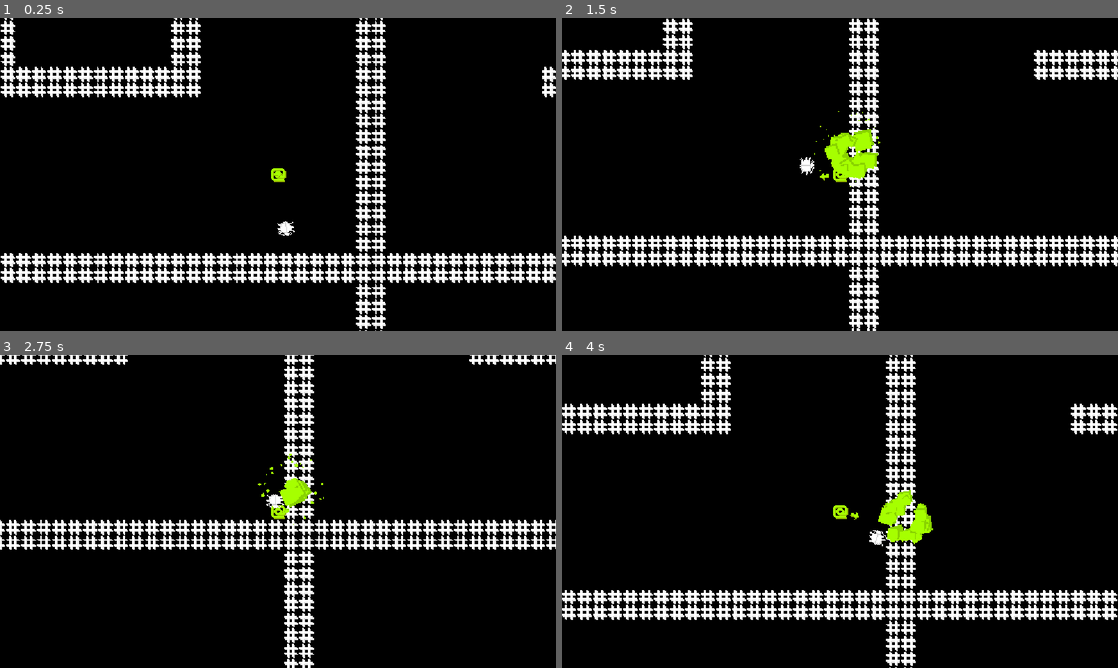
Above: before the commit, frames 1-4 (two rows, left to right).
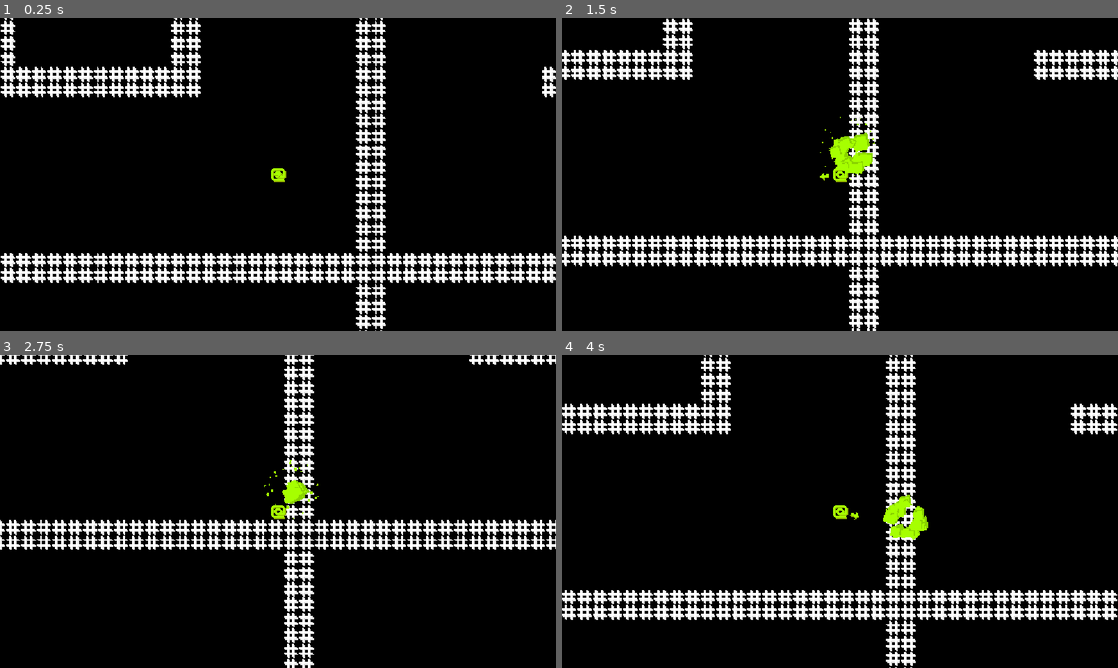
Above: after the commit, the same moments.

Repository: JLi69/codepatch
Game: Godot game, scene res://scenes/main.tscn
The game is run twice, just before and just after one commit, with the same random seed, the same clock (stepped at 60 frames per second) and the same inputs.
Inputs (mouse positions are in pixels of both pictures, inside the frame that each line leads up to):
- Up to frame 1 (0.25 s): no input
- Up to frame 2 (1.5 s): move the mouse to (962, 158) at 0.52 s; press the mouse at (962, 158) at 0.53 s; hold Right (right) 0.53-1.28 s; move the mouse to (728, 190) at 1.27 s; release the mouse at (728, 190) at 1.28 s; hold Down (down) from 1.28 s (still down); click (728, 190) at 1.35 s
- Up to frame 3 (2.75 s): move the mouse to (333, 442) at 2.02 s; release Down (down) at 2.03 s; press the mouse at (333, 442) at 2.03 s; hold Right (right) from 2.03 s (still down)
- Up to frame 4 (4 s): move the mouse to (812, 574) at 2.77 s; release Right (right) at 2.78 s; release the mouse at (812, 574) at 2.78 s; hold Up (up) 2.78-3.53 s; click (812, 574) at 2.85 s; move the mouse to (1006, 558) at 3.52 s; press the mouse at (1006, 558) at 3.53 s; hold Left (left) from 3.53 s (still down)

The runs differ from the first frame. In frame 1, less than 0.1% of the frame differs, in the area x 49-53%, y 64-70%; in frame 2, 0.6%, in the area x 42-58%, y 29-54%; in frame 3, 0.3%; in frame 4, 0.6%.

Commit message:
More work on enemies.

Diff:
--- a/scenes/enemies/bug.tscn
+++ b/scenes/enemies/bug.tscn
@@ -1,7 +1,10 @@
 [gd_scene format=3 uid="uid://dmtjl5wtign51"]
 
 [ext_resource type="Script" uid="uid://basdh5a7jm1i2" path="res://scripts/enemies/bug.gd" id="1_evhp6"]
+[ext_resource type="PackedScene" uid="uid://22l51veb71vf" path="res://scenes/explosion.tscn" id="2_0t6l1"]
 [ext_resource type="Texture2D" uid="uid://dso1088y6e4uq" path="res://assets/bug.png" id="2_1cphh"]
+[ext_resource type="PackedScene" uid="uid://dixpaau1h8236" path="res://scenes/enemies/enemy_bullet.tscn" id="2_t77sq"]
+[ext_resource type="PackedScene" uid="uid://bmvxbv854lfkj" path="res://scenes/enemies/healthbar.tscn" id="4_0t6l1"]
 
 [sub_resource type="AtlasTexture" id="AtlasTexture_sp1hu"]
 atlas = ExtResource("2_1cphh")
@@ -36,6 +39,8 @@
 collision_layer = 2
 collision_mask = 2
 script = ExtResource("1_evhp6")
+bullet_scene = ExtResource("2_t77sq")
+explosion_scene = ExtResource("2_0t6l1")
 
 [node name="AnimatedSprite2D" type="AnimatedSprite2D" parent="." unique_id=472215569]
 sprite_frames = SubResource("SpriteFrames_hr7jg")
@@ -51,4 +56,13 @@
 scale = Vector2(0.99999994, 0.99999994)
 shape = SubResource("RectangleShape2D_evhp6")
 
+[node name="Healthbar" parent="." unique_id=1693914397 instance=ExtResource("4_0t6l1")]
+offset_left = -6.0
+offset_top = -12.0
+offset_right = 6.0
+offset_bottom = -10.0
+
+[node name="BulletSpawnPoint" type="Node2D" parent="." unique_id=792131862]
+position = Vector2(0, -8)
+
 [connection signal="area_entered" from="BulletHitbox" to="." method="_on_bullet_hitbox_area_entered"]
--- /dev/null
+++ b/scenes/enemies/enemy_bullet.tscn
@@ -0,0 +1,22 @@
+[gd_scene format=3 uid="uid://dixpaau1h8236"]
+
+[ext_resource type="Script" uid="uid://sj08oox8crk0" path="res://scripts/bullet.gd" id="1_8gdk0"]
+[ext_resource type="Texture2D" uid="uid://cjsek3ye8mwwc" path="res://assets/enemy_bullet.png" id="1_uhr6c"]
+[ext_resource type="PackedScene" uid="uid://22l51veb71vf" path="res://scenes/explosion.tscn" id="2_w0ds1"]
+
+[sub_resource type="CircleShape2D" id="CircleShape2D_uhr6c"]
+radius = 5.0
+
+[node name="EnemyBullet" type="Area2D" unique_id=1631960893]
+scale = Vector2(0.6, 0.6)
+script = ExtResource("1_8gdk0")
+explosion_scene = ExtResource("2_w0ds1")
+use_modulate_for_explosion = true
+
+[node name="Sprite2D" type="Sprite2D" parent="." unique_id=690001769]
+texture = ExtResource("1_uhr6c")
+
+[node name="CollisionShape2D" type="CollisionShape2D" parent="." unique_id=1863009405]
+shape = SubResource("CircleShape2D_uhr6c")
+
+[connection signal="body_entered" from="." to="." method="_on_body_entered"]
--- /dev/null
+++ b/scenes/enemies/healthbar.tscn
@@ -0,0 +1,14 @@
+[gd_scene format=3 uid="uid://bmvxbv854lfkj"]
+
+[ext_resource type="Script" uid="uid://c73gae5olfxw6" path="res://scripts/enemies/healthbar.gd" id="1_hbmly"]
+
+[node name="Healthbar" type="ColorRect" unique_id=1693914397]
+custom_minimum_size = Vector2(12, 2)
+color = Color(0.27387273, 0.27387273, 0.27387273, 1)
+script = ExtResource("1_hbmly")
+healthbar_color = Color(1, 1, 1, 1)
+
+[node name="ColorRect" type="ColorRect" parent="." unique_id=1245354374]
+layout_mode = 0
+offset_right = 12.0
+offset_bottom = 2.0
--- a/scenes/player.tscn
+++ b/scenes/player.tscn
@@ -8,6 +8,9 @@
 
 [sub_resource type="RectangleShape2D" id="RectangleShape2D_3vyb7"]
 size = Vector2(9, 9)
+
+[sub_resource type="CircleShape2D" id="CircleShape2D_qlg0r"]
+radius = 8.0
 
 [node name="Player" type="CharacterBody2D" unique_id=815218065]
 script = ExtResource("1_g2els")
@@ -27,3 +30,10 @@
 
 [node name="BulletSpawn" type="Node2D" parent="PlayerGun" unique_id=1890512037]
 position = Vector2(7, 0)
+
+[node name="BulletHitbox" type="Area2D" parent="." unique_id=1441160285]
+
+[node name="CollisionShape2D" type="CollisionShape2D" parent="BulletHitbox" unique_id=1155058624]
+shape = SubResource("CircleShape2D_qlg0r")
+
+[connection signal="area_entered" from="BulletHitbox" to="." method="_on_bullet_hitbox_area_entered"]
--- a/scenes/player_bullet.tscn
+++ b/scenes/player_bullet.tscn
@@ -1,16 +1,17 @@
 [gd_scene format=3 uid="uid://cuq6wxunubqax"]
 
 [ext_resource type="Texture2D" uid="uid://b4plk2maqxf3s" path="res://assets/player_bullet.png" id="1_4g3gs"]
-[ext_resource type="Script" uid="uid://sj08oox8crk0" path="res://scripts/player_bullet.gd" id="1_46jqs"]
+[ext_resource type="Script" uid="uid://sj08oox8crk0" path="res://scripts/bullet.gd" id="1_46jqs"]
 [ext_resource type="PackedScene" uid="uid://22l51veb71vf" path="res://scenes/explosion.tscn" id="2_0cue5"]
 
 [sub_resource type="CircleShape2D" id="CircleShape2D_46jqs"]
 radius = 4.0
 
-[node name="PlayerBullet" type="Area2D" unique_id=361972777]
+[node name="PlayerBullet" type="Area2D" unique_id=361972777 groups=["player_bullet"]]
 scale = Vector2(0.65, 0.65)
 script = ExtResource("1_46jqs")
 explosion_scene = ExtResource("2_0cue5")
+explosion_color = Color(0.6509804, 1, 0, 1)
 
 [node name="Sprite2D" type="Sprite2D" parent="." unique_id=716799077]
 texture = ExtResource("1_4g3gs")
--- a/scripts/player_bullet.gd
+++ b/scripts/bullet.gd
@@ -1,15 +1,18 @@
 extends Area2D
 
-class_name PlayerBullet
+class_name Bullet
 
 var speed: float = 240.0
 var dir: Vector2 = Vector2.ZERO
 var damage: int = 1
 
 @export var explosion_scene: PackedScene
+@export var use_modulate_for_explosion: bool = false
+@export var explosion_color: Color = Color.WHITE
 
 func _process(delta: float) -> void:
 	position += delta * dir * speed
+	rotation += 4.0 * PI * delta
 
 func _on_body_entered(body: Node2D) -> void:
 	if body is TileMapLayer:
@@ -21,6 +24,9 @@
 	if level:
 		var explosion: GPUParticles2D = explosion_scene.instantiate()
 		explosion.global_position = global_position
-		explosion.scale *= 0.3
-		explosion.modulate = Color8(0xa6, 0xff, 0x00)
+		explosion.scale *= 0.25
+		if use_modulate_for_explosion:
+			explosion.modulate = modulate
+		else:
+			explosion.modulate = explosion_color
 		level.add_child(explosion)
--- a/scripts/enemies/bug.gd
+++ b/scripts/enemies/bug.gd
@@ -9,6 +9,7 @@
 @export var max_chase_distance: float = 320.0
 @export var max_health: int = 4
 @export var bullet_scene: PackedScene
+@export var explosion_scene: PackedScene
 # How long it takes for the enemy to shoot a bullet (in seconds)
 @export var bullet_cooldown: float = 1.0
 @onready var shoot_timer: float = bullet_cooldown
@@ -18,14 +19,25 @@
 const ARRIVE_DISTANCE: float = 8.0
 var target_tile_pos: Vector2i
 
-var pause_timer: float = 0.0
-var pause_interval: float = randf_range(3.0, 5.0)
+var pause_timer: float = 0.5
+var pause_interval: float = 1.0
 
 const UPDATE_PATH_INTERVAL: float = 0.25
 var update_path_timer: float = UPDATE_PATH_INTERVAL
 
 func _ready() -> void:
+	$Healthbar.healthbar_color = $AnimatedSprite2D.modulate
+	$Healthbar.hide()
 	rotation = randf_range(0.0, 2.0 * PI)
+	speed *= randf_range(0.9, 1.25)
+
+	# Explosion effect when the enemy first spawns in
+	if level:
+		var explosion: GPUParticles2D = explosion_scene.instantiate()
+		explosion.global_position = global_position
+		explosion.scale *= 0.4
+		explosion.modulate = $AnimatedSprite2D.modulate
+		level.add_child(explosion)
 
 # Returns the tile coordinates that this enemy is currently occupying
 func get_tile_pos() -> Vector2i:
@@ -94,13 +106,13 @@
 	var spawn_point: Node2D = get_node_or_null("BulletSpawnPoint")
 	if spawn_point == null:
 		return
-	# var bullet: EnemyBullet = bullet_scene.instantiate()
-	# var angle = (player.position - global_position).angle() + offset
-	# var dir = Vector2(cos(angle), sin(angle))
-	# bullet.position = spawn_point.global_position + dir * 4.0
-	# bullet.dir = dir
-	# bullet.speed += speed
-	# level.add_child(bullet)
+	var bullet: Bullet = bullet_scene.instantiate()
+	var angle = (player.position - global_position).angle() + offset
+	var dir = Vector2(cos(angle), sin(angle))
+	bullet.position = spawn_point.global_position + dir * 4.0
+	bullet.dir = dir
+	bullet.speed += speed
+	level.add_child(bullet)
 
 # Shoots bullets at the player, this function should be overridden if an enemy
 # has a different shooting pattern
@@ -123,6 +135,9 @@
 		return
 
 	if !in_shooting_range():
+		return
+
+	if len(path) - 1 - current_path_index >= 15:
 		return
 
 	shoot()
@@ -140,10 +155,18 @@
 		return true
 	return false
 
+func explode() -> void:
+	queue_free()
+	var explosion: GPUParticles2D = explosion_scene.instantiate()
+	explosion.global_position = global_position
+	explosion.scale *= 0.4
+	explosion.modulate = $AnimatedSprite2D.modulate
+	level.add_child(explosion)
+
 func _process(delta: float) -> void:
-	# $Healthbar.update_bar(health, max_health)
+	$Healthbar.update_bar(health, max_health)
 	if health <= 0:
-		queue_free()
+		explode()
 		return
 
 	if player.health <= 0:
@@ -152,17 +175,23 @@
 	handle_path_update(delta)
 	update_shooting(delta)
 
-	if velocity.length() > 0.0:
-		var target_rotation: float = velocity.angle() + PI / 2.0
+	if velocity.length() > 0.0 and pause_timer <= 0.0:
 		var dir: Vector2 = velocity.normalized()
 		var diff: float = 1.25 * PI * delta
-		var counterclockwise: Vector2 = Vector2(cos(rotation - PI / 2.0 + diff), sin(rotation - PI / 2.0 + diff))
-		var clockwise: Vector2 = Vector2(cos(rotation - PI / 2.0 - diff), sin(rotation - PI / 2.0 - diff))
+		var counterclockwise: Vector2 = Vector2(
+			cos(rotation - PI / 2.0 + diff),
+			sin(rotation - PI / 2.0 + diff)
+		)
+		var clockwise: Vector2 = Vector2(
+			cos(rotation - PI / 2.0 - diff),
+			sin(rotation - PI / 2.0 - diff)
+		)
 		if counterclockwise.dot(dir) >= clockwise.dot(dir) and counterclockwise.dot(dir) < 0.996:
 			rotation += diff
 		elif counterclockwise.dot(dir) < clockwise.dot(dir) and clockwise.dot(dir) < 0.996:
 			rotation -= diff
 		else:
+			var target_rotation: float = velocity.angle() + PI / 2.0
 			rotation = target_rotation
 
 	if pause_interval > 0.0:
@@ -184,6 +213,6 @@
 	health = max(health, 0)
 
 func _on_bullet_hitbox_area_entered(body: Node2D) -> void:
-	if body is PlayerBullet:
+	if body.is_in_group("player_bullet") and body is Bullet:
 		body.explode()
 		damage(body.damage)
--- /dev/null
+++ b/scripts/enemies/healthbar.gd
@@ -0,0 +1,13 @@
+extends ColorRect
+
+@export var healthbar_color: Color
+
+func _ready() -> void:
+	$ColorRect.color = healthbar_color
+
+func update_bar(health: int, max_health: int) -> void:
+	if health < max_health:
+		show()
+		$ColorRect.color = healthbar_color
+	var perc: float = float(health) / float(max_health)
+	$ColorRect.size.x = size.x * perc
--- a/scripts/level.gd
+++ b/scripts/level.gd
@@ -5,12 +5,19 @@
 var level_num: int = 0
 @onready var player: Player = get_node_or_null("/root/Main/Player")
 @onready var tile_sz: Vector2i = $TileMapLayer.tile_set.tile_size
+var enemy_spawn_timer: float = 8.0
+var enemy_spawn_interval: float = 30.0
 
 var astar_grid: AStarGrid2D
 
 static var enemy_scenes: Dictionary = {
 	"bug" : preload("uid://dmtjl5wtign51"),
 }
+
+static var weights: Dictionary = {
+	"bug" : 10.0,
+}
+var total_weight: float = 0.0
 
 const EMPTY: Vector2i = Vector2i(0, 0)
 const WALL: Vector2i = Vector2i(1, 0)
@@ -36,13 +43,17 @@
 		_:
 			return 12
 
-func spawn_enemy(id: String, tile_pos: Vector2i) -> void:
+func spawn_enemy(id: String, tile_pos: Vector2i) -> bool:
 	if !(id in enemy_scenes):
-		return
+		return false
+
+	if get_tile(tile_pos) != EMPTY:
+		return false
 
 	var enemy = enemy_scenes[id].instantiate()
 	enemy.global_position = Vector2(tile_pos * tile_sz) + tile_sz / 2.0
 	add_child(enemy)
+	return true
 
 func _ready() -> void:
 	var size: int = get_level_size()
@@ -85,7 +96,8 @@
 		if tile_data.get_collision_polygons_count(0) > 0:
 			astar_grid.set_point_solid(cell)
 
-	spawn_enemy("bug", get_tile_pos($PlayerSpawn.global_position) + Vector2i(0, 3))
+	for id in weights:
+		total_weight += weights[id]
 
 func set_tile(pos: Vector2i, type: Vector2i) -> void:
 	$TileMapLayer.set_cell(pos, 0, type)
@@ -189,3 +201,34 @@
 						break
 	for tile_pos in outline:
 		set_tile(tile_pos, WALL)
+
+func spawn_enemies() -> void:
+	var enemy_count: int = randi_range(2, 5)
+	for i in range(enemy_count):
+		var attempts_left: int = 3
+		while attempts_left > 0:
+			var dist: float = randf_range(5.0, 24.0)
+			var angle: float = randf_range(0.0, 2.0 * PI)
+			var rand_pos: Vector2i = Vector2i(
+				floori(dist * cos(angle)),
+				floori(dist * sin(angle)),
+			)
+			var id: String = ""
+			var randval: float = randf_range(0.0, total_weight)
+			for enemy_id in weights:
+				randval -= weights[enemy_id]
+				if randval <= 0.0:
+					id = enemy_id
+					break
+			if spawn_enemy(id, rand_pos + get_tile_pos(player.global_position)):
+				break
+			attempts_left -= 1
+
+func _process(delta: float) -> void:
+	# Spawn enemies
+	enemy_spawn_timer -= delta
+	if enemy_spawn_timer < 0.0:
+		spawn_enemies()
+		enemy_spawn_timer = enemy_spawn_interval * randf_range(1.0, 1.25)
+		enemy_spawn_interval *= 0.95
+		enemy_spawn_interval = max(enemy_spawn_interval, 15.0)
--- a/scripts/main.gd
+++ b/scripts/main.gd
@@ -2,3 +2,4 @@
 
 func _ready() -> void:
 	RenderingServer.set_default_clear_color(Color.BLACK)
+	Input.mouse_mode = Input.MOUSE_MODE_CONFINED
--- a/scripts/player.gd
+++ b/scripts/player.gd
@@ -35,3 +35,7 @@
 		floori(global_position.x / level.tile_sz.x),
 		floori(global_position.y / level.tile_sz.y)
 	)
+
+func _on_bullet_hitbox_area_entered(area: Area2D) -> void:
+	if area is Bullet:
+		area.explode()
--- a/scripts/player_gun.gd
+++ b/scripts/player_gun.gd
@@ -23,7 +23,7 @@
 	shoot_cooldown = max(shoot_cooldown - delta, 0.0)
 	if shoot_cooldown <= 0.0 and Input.is_action_pressed("shoot"):
 		shoot_cooldown = player.shoot_cooldown
-		var bullet: PlayerBullet = player_bullet_scene.instantiate()
+		var bullet: Bullet = player_bullet_scene.instantiate()
 		bullet.global_position = $BulletSpawn.global_position
 		bullet.dir = Vector2(cos(rotation), sin(rotation))
 		bullet.speed += player.speed
Binary file changed: assets/enemy_bullet.png
Renamed: scripts/player_bullet.gd.uid -> scripts/bullet.gd.uid
Not shown, added: scripts/enemies/healthbar.gd.uid
